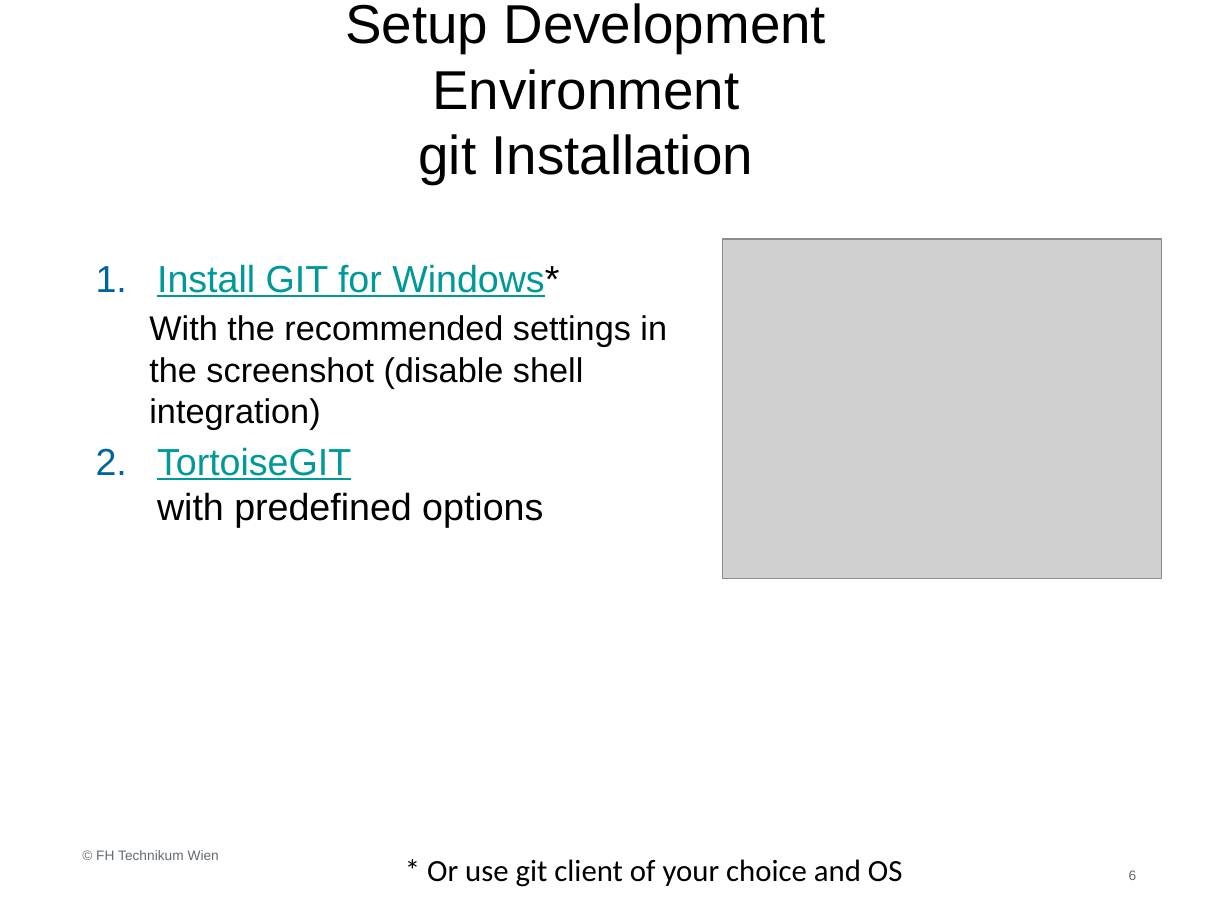
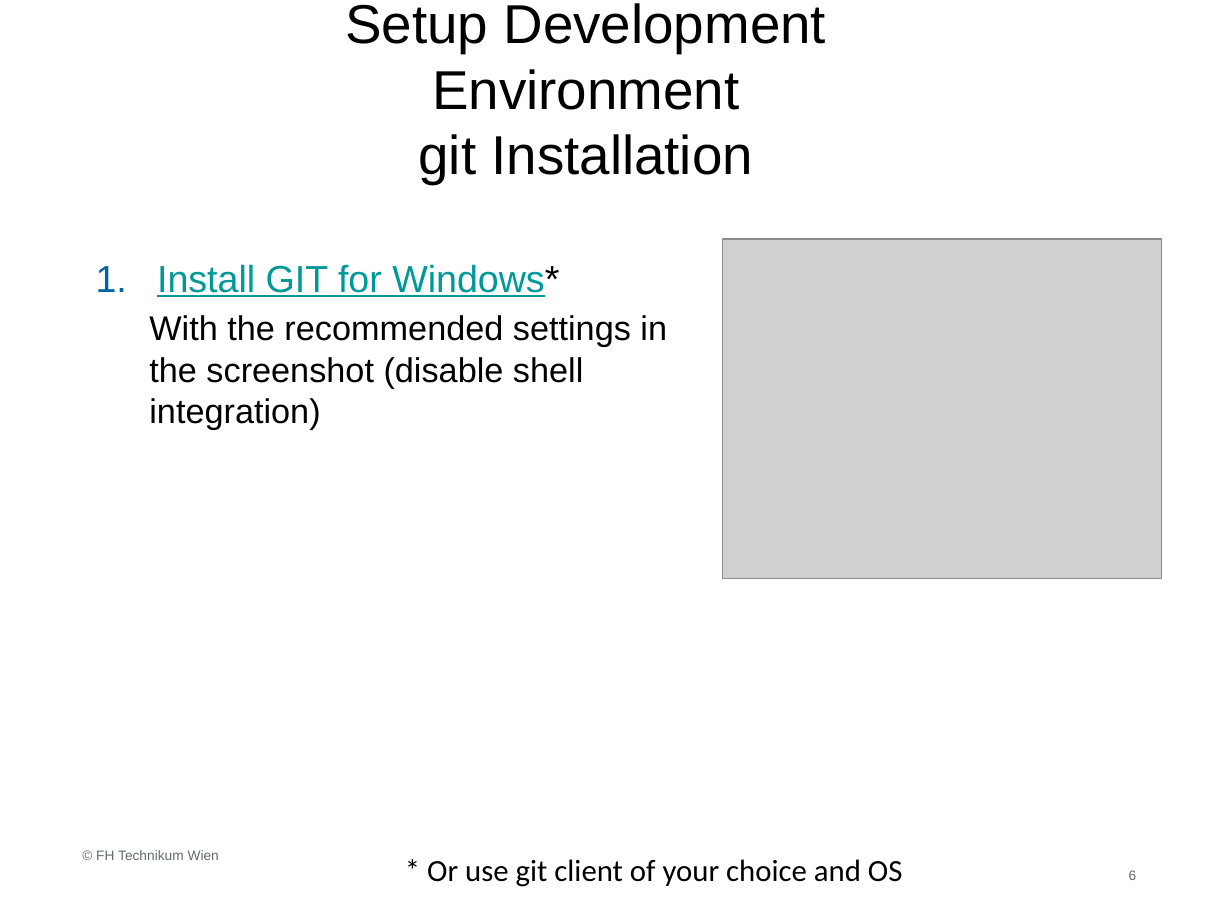
Before and after one commit to asterics/AsTeRICS, a slide deck: slide 6 of Documentation/AsTeRICS Plugin Development.pptx. Drawn at 1232x924 pixels with LibreOffice and Linux fonts; fonts in the diff are those of the drawing; grey boxes stand for pictures; background and template pictures are left out. Boxes give left, top, right and bottom in pixels: in the first picture for what was removed or moved away, otherwise in the second. Text is boxed around its words. In the diff, an @@ line names an element or a change of style, - is before the commit and + after.

Commit message:
updated slides for Plugin development for Asterics 3.0
[x] Use ant run-debugs instead of start_debug.bat to start ARE.
[x] added slide for ResourceRegistry

```diff
--- a/Documentation/AsTeRICS Plugin Development.pptx
+++ b/Documentation/AsTeRICS Plugin Development.pptx
@@ text at (x1=157, y1=447, x2=543, y2=527): paragraph removed @@
-2. TortoiseGIT
-   with predefined options
```
Also in this commit, not shown: 9 other slides changed, 1 slide added, 1 other file.
